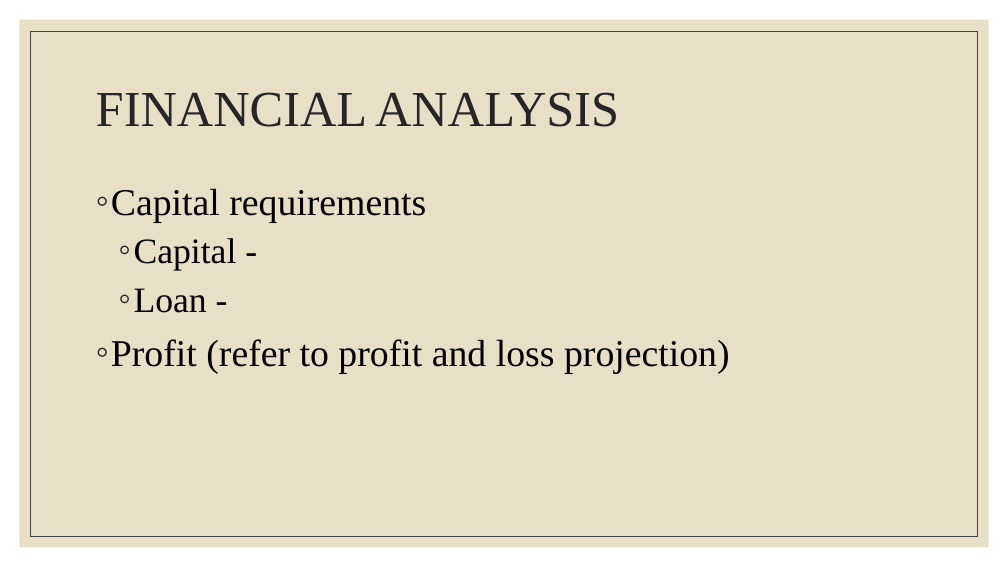
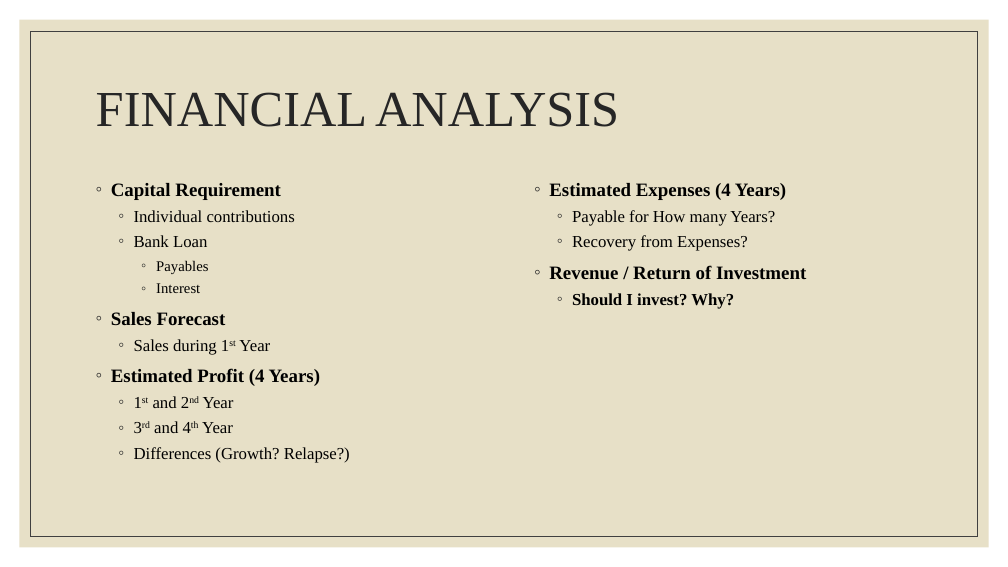
Before and after one commit to jdimapilis02/tentrep-yps, a slide deck: slide 9 of YPS.pptx. Drawn at 1008x567 pixels with LibreOffice and Linux fonts; fonts in the diff are those of the drawing. Boxes give left, top, right and bottom in pixels: in the first picture for what was removed or moved away, otherwise in the second. Text is boxed around its words. In the diff, an @@ line names an element or a change of style, - is before the commit and + after.

```diff
--- a/YPS.pptx
+++ b/YPS.pptx
@@ text at [111,183,350,463]: text changed; size 36 to 16 pt @@
-◦ Capital requirements
-  ◦ Capital -
-  ◦ Loan -
-◦ Profit (refer to profit and loss projection)
+◦ Capital Requirement
+  ◦ Individual contributions
+  ◦ Bank Loan
+    ◦ Payables
+    ◦ Interest
+◦ Sales Forecast
+  ◦ Sales during 1st Year
+◦ Estimated Profit (4 Years)
+  ◦ 1st and 2nd Year
+  ◦ 3rd and 4th Year
+  ◦ Differences (Growth? Relapse?)
@@ text added at [549,183,806,309], 16 pt, text #000000, bold @@
+◦ Estimated Expenses (4 Years)
+  ◦ Payable for How many Years?
+  ◦ Recovery from Expenses?
+◦ Revenue / Return of Investment
+  ◦ Should I invest? Why?
```
